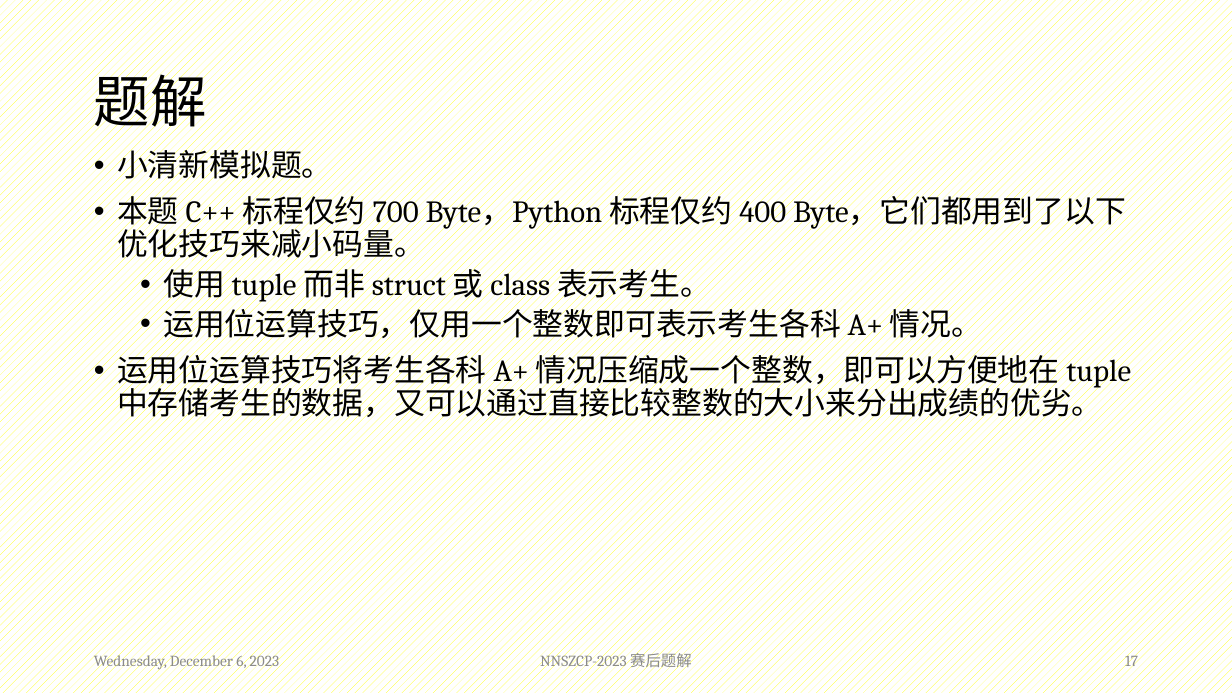
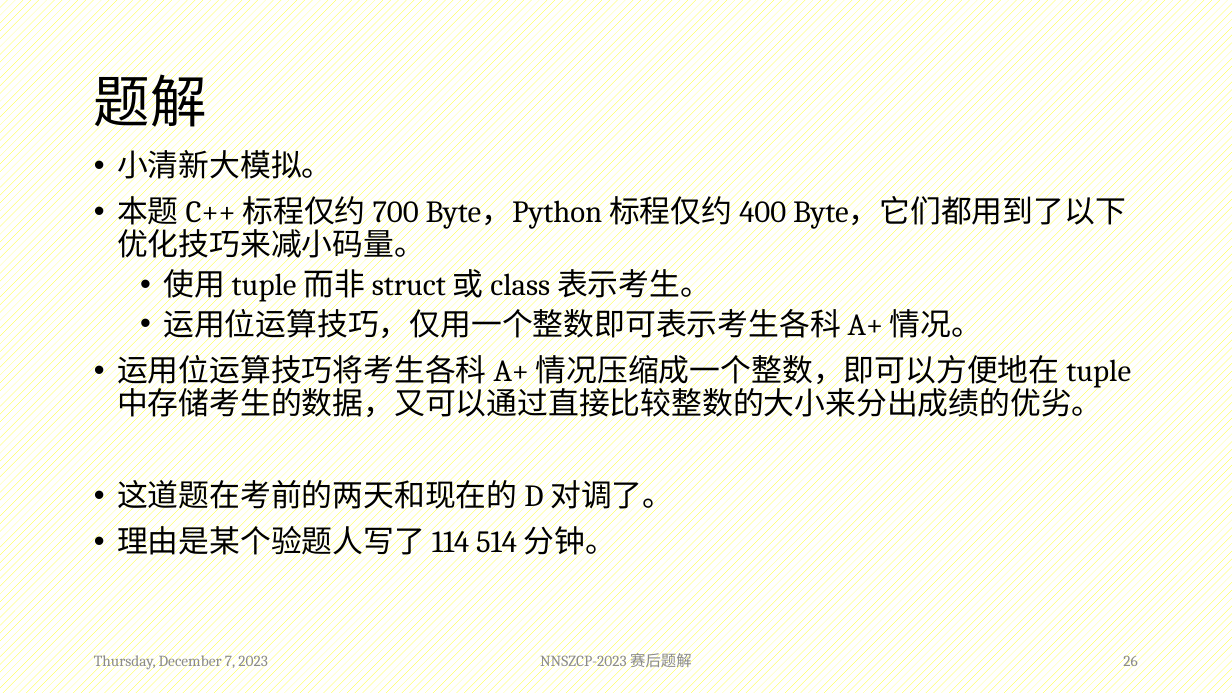
Before and after one commit to nnszoi-team/nnszcp-2023, a slide deck: slide 26 of Editorial/Overall/Editorial_of_NNSZCP-2023.pptx (slide 17 before the commit). Drawn at 1232x693 pixels with LibreOffice and Linux fonts; fonts in the diff are those of the drawing. Boxes give left, top, right and bottom in pixels: in the first picture for what was removed or moved away, otherwise in the second. Text is boxed around its words. In the diff, an @@ line names an element or a change of style, - is before the commit and + after.

```diff
--- a/Editorial/Overall/Editorial_of_NNSZCP-2023.pptx
+++ b/Editorial/Overall/Editorial_of_NNSZCP-2023.pptx
@@ text at [117, 145, 333, 185]: text changed @@
-• 小清新模拟题。
+• 小清新大模拟。
@@ text at [117, 475, 673, 561]: paragraphs added @@
+• 这道题在考前的两天和现在的 D 对调了。
+• 理由是某个验题人写了 114 514 分钟。
@@ text at [94, 653, 268, 671]: text changed @@
-Wednesday, December 6, 2023
+Thursday, December 7, 2023
@@ page number at [1123, 653, 1137, 671]: text changed @@
-17
+26
```
Also in this commit, not shown: 54 other slides changed, 3 other files.
